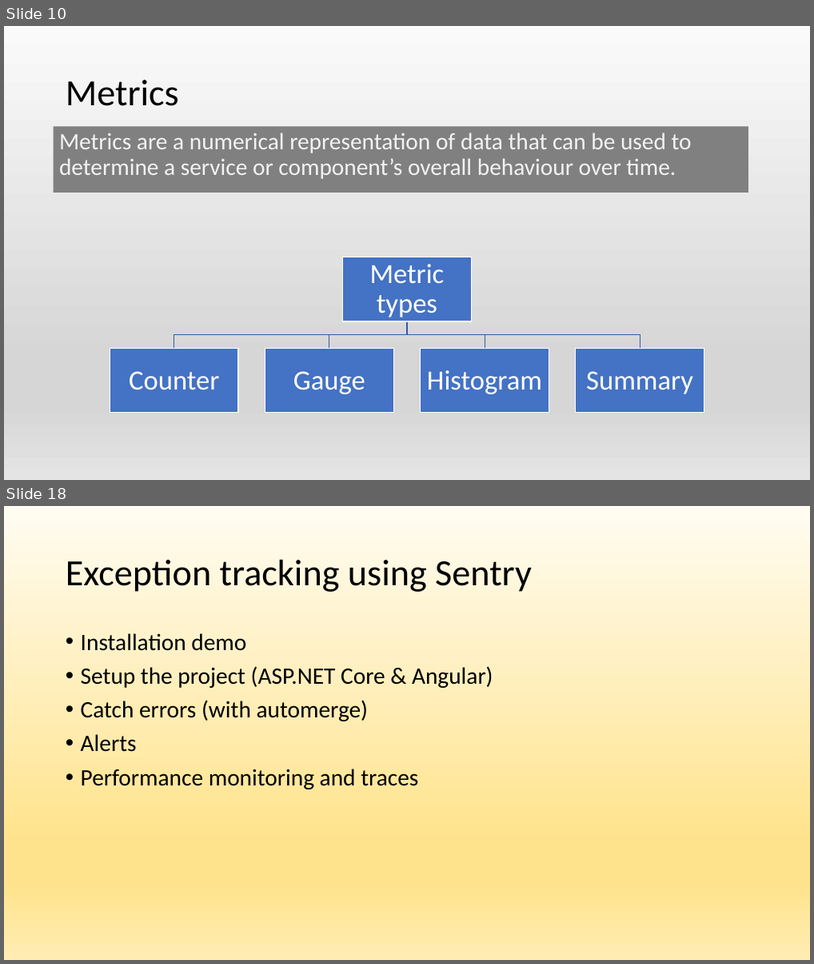
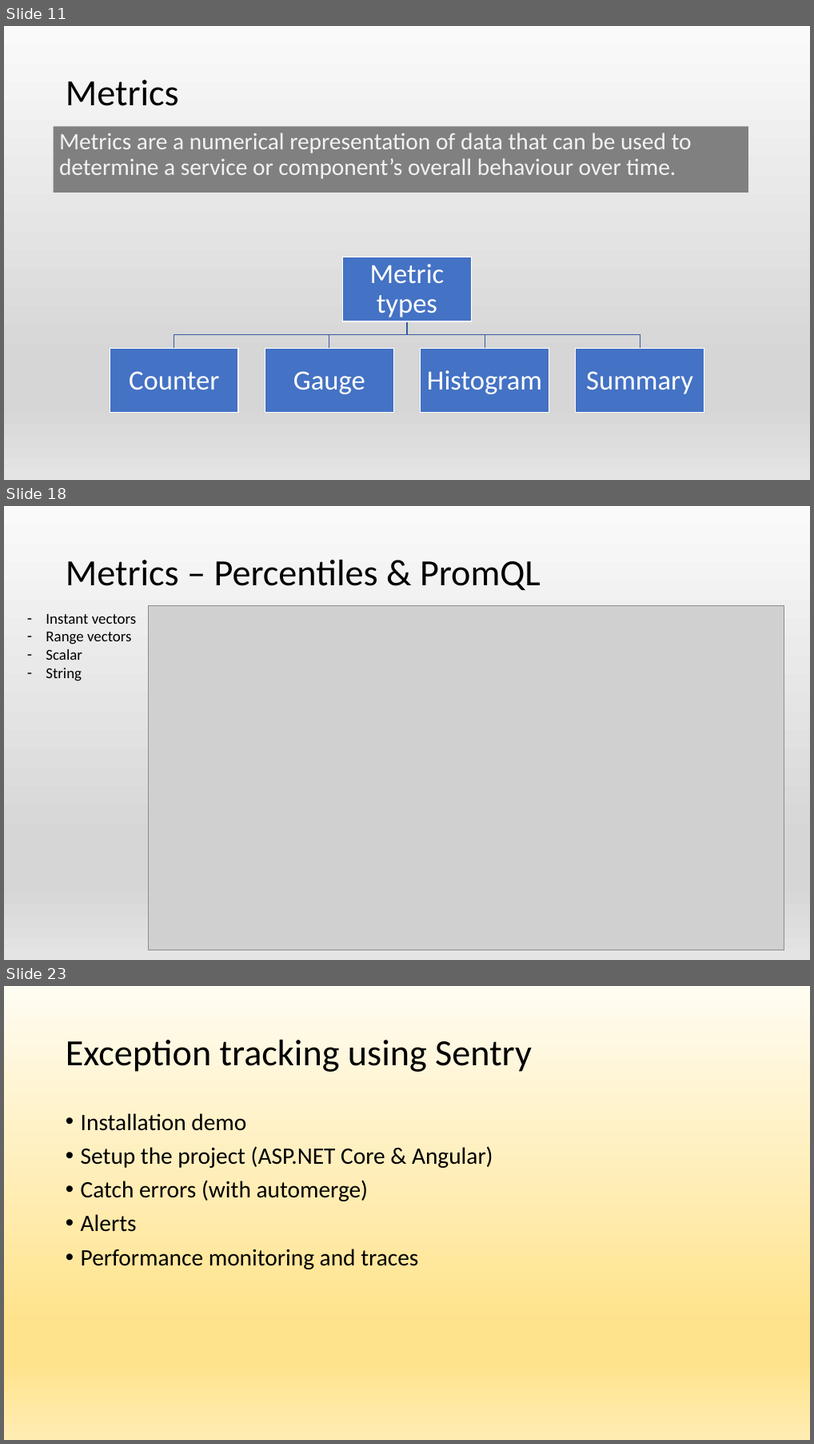
Before and after one commit to Islandskiy/observability, a slide deck: observability.pptx. Shown one above the other, each under a label of ours: slides 10 and 18 before the commit, slides 11, 18 and 23 after it; the slides between them are not shown. The pictures are 814x964 and 814x1444 pixels, drawn with LibreOffice and Linux fonts; fonts in the diff are those of the drawing; grey boxes stand for pictures. Boxes give left, top, right and bottom in pixels: in the first picture for what was removed or moved away, otherwise in the second. Text is boxed around its words. In the diff, an @@ line names an element or a change of style, - is before the commit and + after.

```diff
--- a/observability.pptx
+++ b/observability.pptx
@@ slide 18 added at (4,506,810,960), background gradient #FAFAFA to #D7D7D7 to #E4E4E4 @@
@@ title added at (66,560,541,590), 44 pt, text #000000 @@
+Metrics – Percentiles & PromQL
@@ text added at (46,614,136,681), 18 pt, text #000000 @@
+– Instant vectors
+– Range vectors
+– Scalar
+– String
@@ picture added at (149,606,785,950) @@
@@ what was slide 10 is now slide 11 @@
@@ what was slide 18 is now slide 23 @@
```
Also in this commit, not shown: 8 slides changed, 5 other slides added, 2 slides removed, 12 other files.
